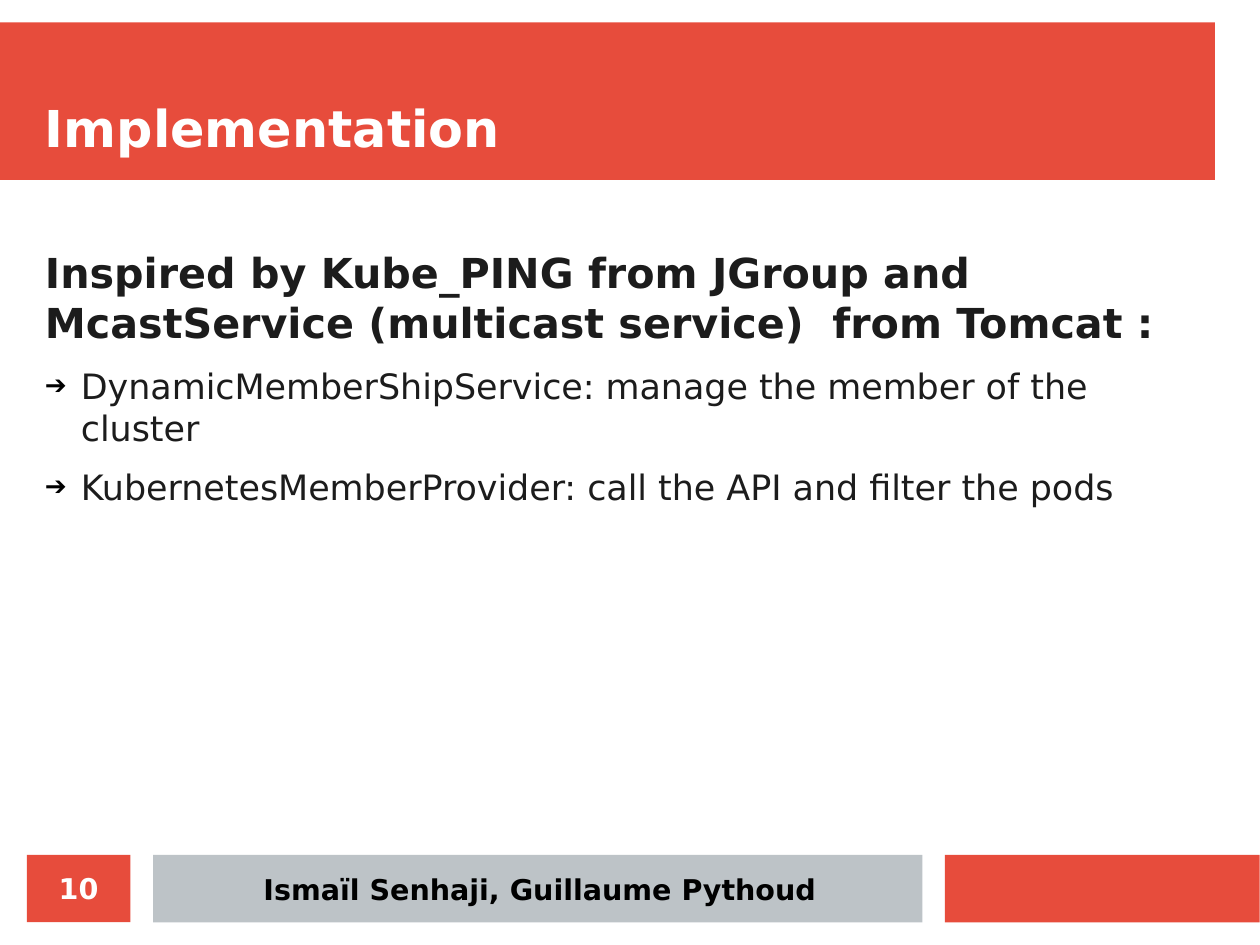
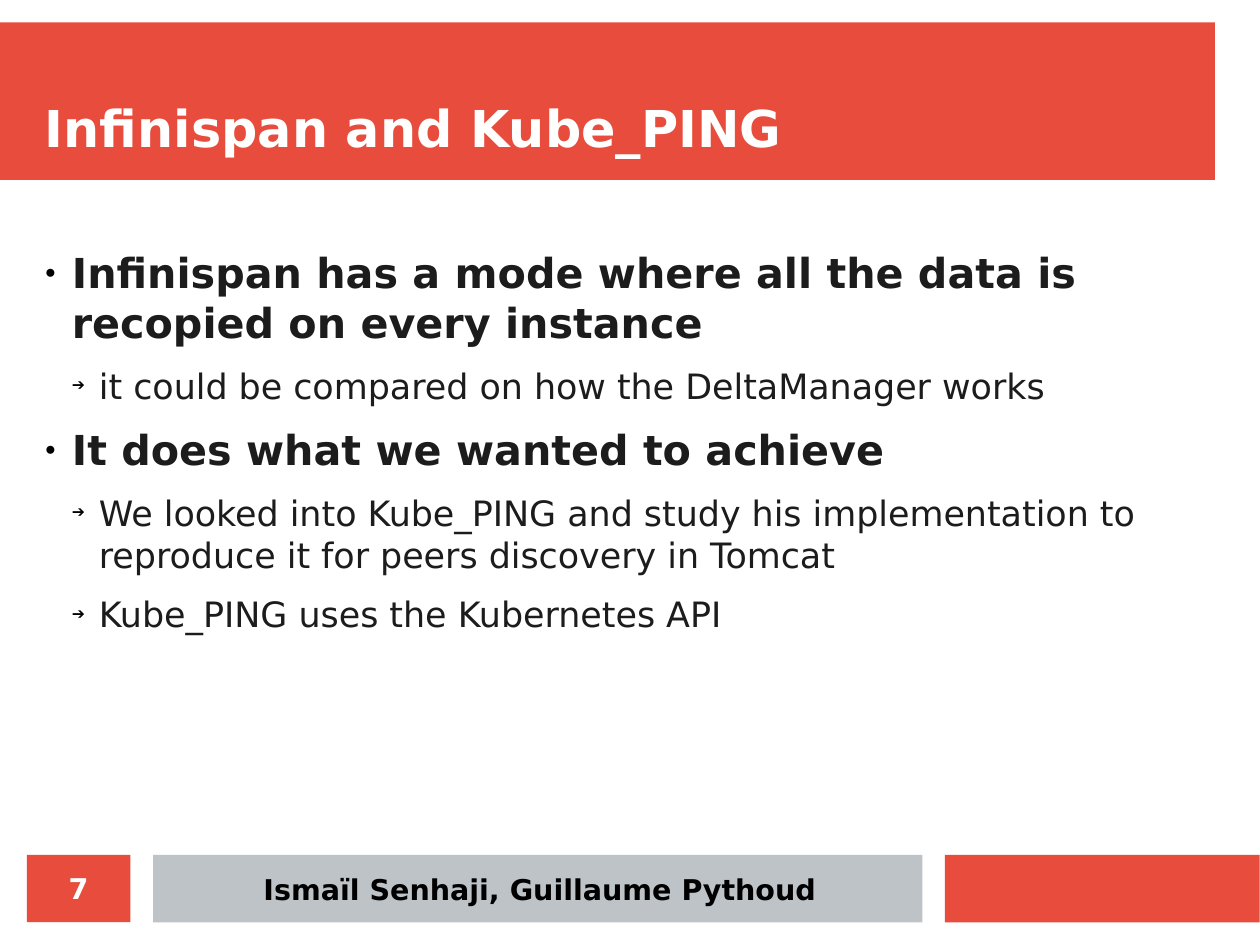
Before and after one commit to iSma/tomcat-in-the-cloud, a slide deck: slide 7 of docs/final-presentation/final_presentation.odp (slide 10 before the commit). Drawn at 1260x945 pixels with LibreOffice and Linux fonts; fonts in the diff are those of the drawing. Boxes give left, top, right and bottom in pixels: in the first picture for what was removed or moved away, otherwise in the second. Text is boxed around its words. In the diff, an @@ line names an element or a change of style, - is before the commit and + after.

```diff
--- a/docs/final-presentation/final_presentation.odp
+++ b/docs/final-presentation/final_presentation.odp
@@ title at bbox=[45, 108, 781, 158]: text changed @@
-Implementation
+Infinispan and Kube_PING
@@ text at bbox=[72, 256, 1135, 635]: text changed @@
-Inspired by Kube_PING from JGroup and McastService (multicast service) from Tomcat :
-  ➔ DynamicMemberShipService: manage the member of the cluster
-  ➔ KubernetesMemberProvider: call the API and filter the pods
+● Infinispan has a mode where all the data is recopied on every instance
+  ➔ it could be compared on how the DeltaManager works
+● It does what we wanted to achieve
+  ➔ We looked into Kube_PING and study his implementation to reproduce it for peers discovery in Tomcat
+  ➔ Kube_PING uses the Kubernetes API
@@ page number at bbox=[69, 878, 89, 899]: text changed @@
-10
+7
```
Also in this commit, not shown: 8 other slides changed, 3 slides removed.
